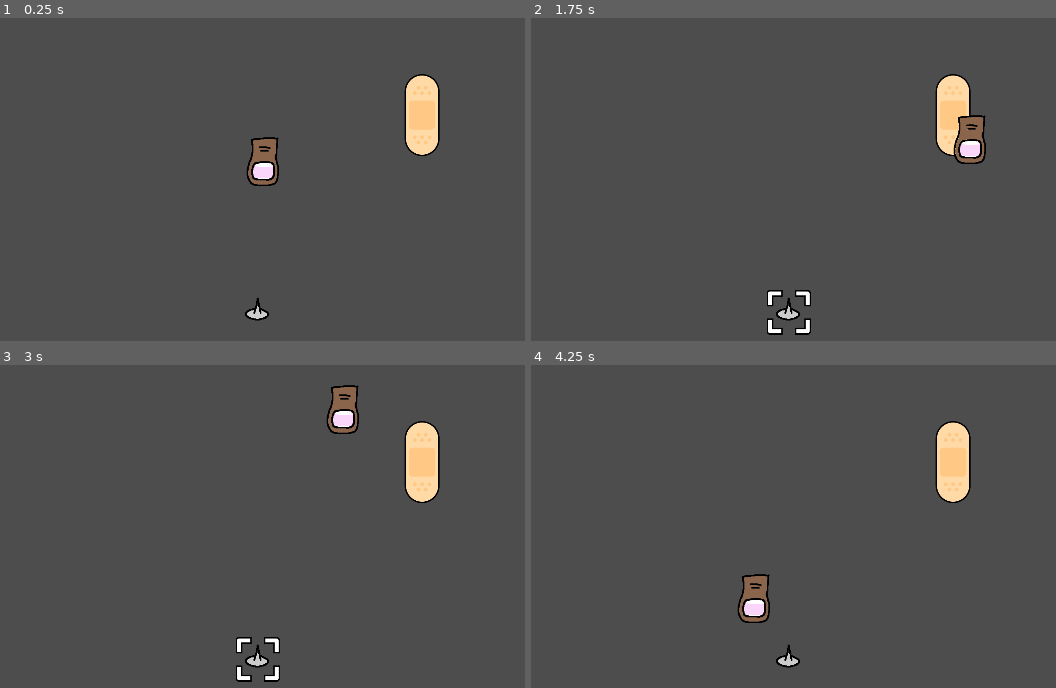
Above: before the commit, frames 1-4 (two rows, left to right).
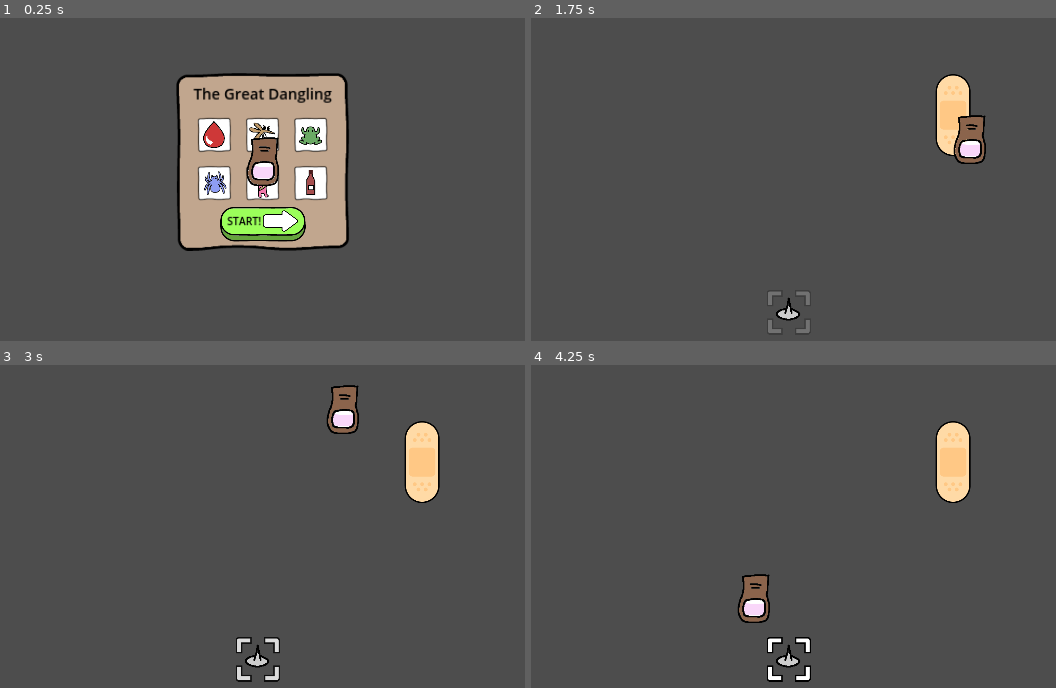
Above: after the commit, the same moments.

Repository: magopian/teamsect
Game: Godot game, scene res://start_menu.tscn
Same seed, same stepped clock (60 frames per second), same inputs: the game is played once before the commit and once after it. Before the commit the project starts from res://levels/blood_drop.tscn.
Inputs (mouse positions are in pixels of both pictures, inside the frame that each line leads up to):
- Up to frame 1 (0.25 s): no input
- Up to frame 2 (1.75 s): click (793, 224) at 0.52 s; move the mouse to (972, 140) at 1.27 s
- Up to frame 3 (3 s): move the mouse to (105, 532) at 2.02 s; move the mouse to (341, 410) at 2.77 s
- Up to frame 4 (4.25 s): move the mouse to (751, 597) at 3.52 s

The runs differ from the first frame. In frame 1, 18% of the frame differs, in the area x 33-84%, y 17-94%; in frame 2, 0.4%; in frame 3, 0.2%; in frame 4, 0.4%.

Commit message:
Make the music loop

Diff:
--- a/project.godot
+++ b/project.godot
@@ -12,7 +12,7 @@
 
 config/name="The Great Dangling"
 config/version="2024-10-06 22:01"
-run/main_scene="res://levels/blood_drop.tscn"
+run/main_scene="res://start_menu.tscn"
 config/features=PackedStringArray("4.3", "Mobile")
 config/icon="res://assets/icon.svg"
 
Not shown, changed: assets/sounds/Teamsect idée 1 Jazz.mp3.import
